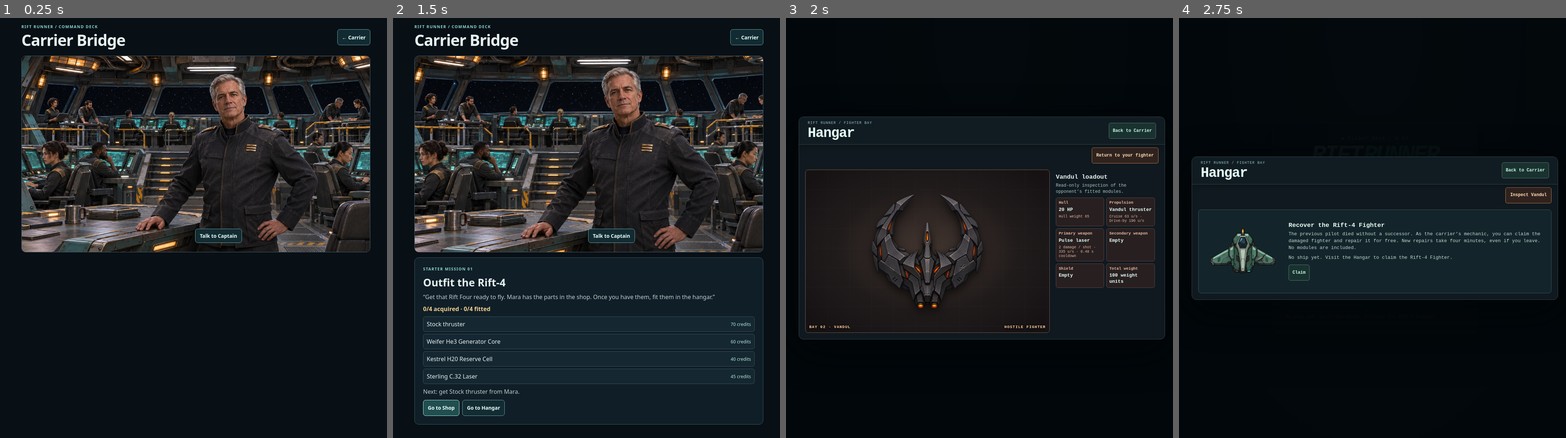
Above: before the commit, frames 1-4 (left to right).
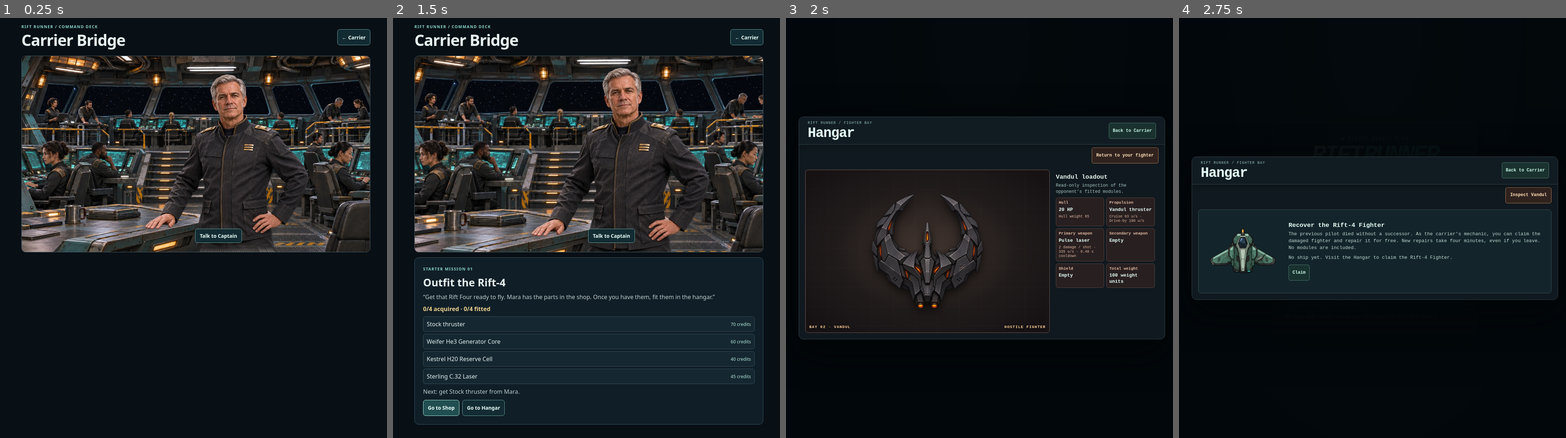
Above: after the commit, the same moments.

Repository: gambizt3-dev/rift-runner
Game: browser game, page carrier-bridge.html
The game is run twice, just before and just after one commit, with the same random seed, the same clock (stepped at 60 frames per second) and the same inputs.
Inputs:
- Up to frame 1 (0.25 s): no input
- Up to frame 2 (1.5 s): tap Space at 1.1 s; click "Talk to Captain" at 1.27 s
- Up to frame 3 (2 s): tap Space at 1.6 s; click "Go to Hangar" at 1.77 s; click "Inspect Vandul" at 1.87 s
- Up to frame 4 (2.75 s): tap Space at 2.1, 2.6 s; click "Return to your fighter" at 2.47 s

The runs differ from the first frame. In frame 1, 5.2% of the frame differs, in the area x 5-96%, y 9-56%; in frame 2, 5.4%; in frame 3, nothing differs; in frame 4, nothing differs.

Commit message:
Separate the Captain from the Bridge and face the crew when idle

Diff:
--- a/carrier-bridge.css
+++ b/carrier-bridge.css
@@ -8,8 +8,11 @@
 h1{font-size:clamp(1.45rem,6vw,2.7rem);letter-spacing:-.03em}
 .eyebrow{color:#8cd7cd;text-transform:uppercase;font-weight:700;font-size:.68rem;letter-spacing:.13em}
 .scene{position:relative;overflow:hidden;border:1px solid #48606a;border-radius:12px;background:#12212a}
-.scene img{display:block;width:100%;height:auto;transition:transform .25s ease;transform-origin:57% 47%}
-.scene[data-talking=true] img{transform:scale(1.09)}
+.scene-art{position:relative;transition:transform .25s ease;transform-origin:57% 47%;pointer-events:none}
+.bridge-background{display:block;width:100%;height:auto}
+.captain-art{position:absolute;left:32.5%;bottom:0;width:52.5%;height:91%;object-fit:contain;object-position:center bottom;visibility:hidden}
+.scene[data-captain=front] .captain-art-front,.scene[data-captain=back] .captain-art-back{visibility:visible}
+.scene[data-talking=true] .scene-art{transform:scale(1.09)}
 .captain{position:absolute;inset:15% 24% 4% 37%;display:flex;justify-content:center;align-items:flex-end;padding:4px;cursor:pointer;background:none;border:0;font:inherit;color:inherit;touch-action:manipulation}
 .captain span,.button{background:#132c33f5;border:1px solid #6ba6a0;border-radius:7px;padding:9px 12px;color:#e9fffa;font-size:.86rem;font-weight:700;text-align:center}
 .button{display:inline-grid;align-items:center;min-height:44px;text-decoration:none;white-space:nowrap}
@@ -24,6 +27,6 @@
 .objectives [data-owned=true] .part-name{text-decoration:line-through;color:#adbdbb}
 .objectives .part-state{flex:none;color:#b7e9d9;font-size:.77rem;white-space:nowrap}
 nav{display:flex;flex-wrap:wrap;gap:8px}
-@media(prefers-reduced-motion:reduce){.scene img{transition:none;transform:none!important}}
+@media(prefers-reduced-motion:reduce){.scene-art{transition:none;transform:none!important}}
 
 .mission-lodge{justify-self:start;max-width:100%;white-space:normal;background:#214e50;border-color:#b4f6e0;cursor:pointer}
--- a/carrier-bridge.html
+++ b/carrier-bridge.html
@@ -6,16 +6,20 @@
 <meta name="theme-color" content="#08131a">
 <title>Carrier Bridge · Rift Runner</title>
 <link rel="icon" type="image/png" href="./rift-192.png">
-<link rel="stylesheet" href="./carrier-bridge.css?v=92">
+<link rel="stylesheet" href="./carrier-bridge.css?v=94">
 <script src="./pilot-credits.js?v=79" defer></script>
 <script src="./pilot-missions.js?v=92" defer></script>
-<script src="./carrier-bridge.js?v=93" defer></script>
+<script src="./carrier-bridge.js?v=94" defer></script>
 </head>
 <body>
 <main class="bridge" aria-labelledby="bridge-title">
- <header><div><p class="eyebrow">Rift Runner / Command deck</p><h1 id="bridge-title">Carrier Bridge</h1></div><a class="button" href="./carrier.html">← Carrier</a></header>
- <figure class="scene" id="bridge-scene">
-  <img src="./carrier-bridge.webp?v=89" width="1672" height="941" alt="The carrier captain stands in a busy command bridge, with crew at their stations and stars beyond the windows." fetchpriority="high">
+ <header><div><p class="eyebrow">Rift Runner / Command deck</p><h1 id="bridge-title" tabindex="-1">Carrier Bridge</h1></div><a class="button" href="./carrier.html">← Carrier</a></header>
+ <figure class="scene" id="bridge-scene" data-captain="back">
+  <div class="scene-art">
+   <img class="bridge-background" src="./carrier-bridge-clean.webp?v=94" width="1672" height="941" alt="Crew work at their stations on the carrier bridge, with stars beyond the windows." fetchpriority="high">
+   <img class="captain-art captain-art-front" src="./captain-bridge-front.webp?v=94" alt="">
+   <img class="captain-art captain-art-back" src="./captain-bridge-back.webp?v=94" alt="">
+  </div>
   <button class="captain" id="bridge-captain" type="button" aria-controls="bridge-mission" aria-expanded="false" hidden><span>Talk to Captain</span></button>
  </figure>
  <section class="brief" id="bridge-mission" aria-labelledby="mission-title" hidden>
--- a/carrier-bridge.js
+++ b/carrier-bridge.js
@@ -4,11 +4,15 @@
  const captain=get('bridge-captain'),brief=get('bridge-mission'),parts=get('mission-parts');
  if(!captain||!brief||!parts)return;
  const voice=get('captain-voice'),lodge=get('mission-lodge'),notice=get('bridge-notice');
- const log=window.RiftMissions;
+ const log=window.RiftMissions,scene=get('bridge-scene');
+ const setCaptain=available=>{
+  scene.dataset.captain=available?'front':'back';
+  captain.hidden=!available;
+ };
  function showBrief(open){
   brief.hidden=!open;
   captain.setAttribute('aria-expanded',String(open));
-  get('bridge-scene').dataset.talking=String(open);
+  scene.dataset.talking=String(open);
  }
 
  const stopVoice=()=>{if(voice){voice.pause();voice.currentTime=0;}};
@@ -24,7 +28,7 @@
  function render(){
   const generation=log?.generation(),completed=log?.getStarter();
   if(lodge)lodge.hidden=true;
-  if(completed){showBrief(false);return;}
+  if(completed)return;
   const wallet=window.RiftCredits?.getBuildState?.(),catalog=window.RiftCredits?.getCatalog?.();
   const status=get('mission-status'),next=get('mission-next');
   const shop=get('mission-shop'),hangar=get('mission-hangar');
@@ -85,15 +89,11 @@
    get('mission-next').textContent='Could not save the mission in this browser. Try again.';
    return;
   }
-  stopVoice();showBrief(false);captain.focus({preventScroll:true});
+  refresh();get('bridge-title').focus({preventScroll:true});
   notice.textContent='Completion saved to your Pilot Profile.';
  });
  captain.addEventListener('click',()=>{
-  if(log?.getStarter()){
-   showBrief(false);
-   notice.textContent='No new missions from the Captain.';
-   return;
-  }
+  if(captain.hidden||log?.getStarter()){refresh();return;}
   notice.textContent='';
   const opening=brief.hidden;
   showBrief(opening);
@@ -101,15 +101,16 @@
   else stopVoice();
  });
  const refresh=()=>{
-  if(!brief.hidden&&log?.getStarter()){
-   const focused=brief.contains?.(document.activeElement);
-   stopVoice();showBrief(false);
-   if(focused)captain.focus({preventScroll:true});
-  }else if(!brief.hidden)render();
+  const available=!log?.getStarter();
+  const focused=document.activeElement===captain||brief.contains?.(document.activeElement);
+  if(!available&&!brief.hidden){stopVoice();showBrief(false);}
+  setCaptain(available);
+  if(!available&&focused)get('bridge-title').focus({preventScroll:true});
+  if(available&&!brief.hidden)render();
  };
  window.addEventListener('pagehide',stopVoice);
  window.addEventListener('pageshow',refresh);
  window.addEventListener('storage',refresh);
  window.addEventListener('rift:walletchange',refresh);
- captain.hidden=false;
+ refresh();
 })();
--- a/tests/carrier-bridge.test.cjs
+++ b/tests/carrier-bridge.test.cjs
@@ -6,9 +6,10 @@
 const build=slots=>({version:1,hull:'rift-fighter',...slots});
 const owned=Object.values(stock);
 function play({origin='new',parts=[],saved=null,hull=null,storage=new Map()}={}){
- const ids=['bridge-captain','bridge-mission','mission-parts','mission-status','mission-next','mission-shop','mission-hangar','mission-title','bridge-scene','captain-voice','mission-lodge','bridge-notice'];
+ const ids=['bridge-title','bridge-captain','bridge-mission','mission-parts','mission-status','mission-next','mission-shop','mission-hangar','mission-title','bridge-scene','captain-voice','mission-lodge','bridge-notice'];
  const node=()=>({hidden:true,dataset:{},attrs:{},listeners:{},children:[],textContent:'',
   focus(){this.focused=true;},append(...kids){this.children.push(...kids);},replaceChildren(){this.children=[];},
+  contains(el){return el===this||[nodes['mission-title'],nodes['mission-lodge']].includes(el);},
   setAttribute(n,v){this.attrs[n]=v;},addEventListener(n,f){this.listeners[n]=f;},
   removeAttribute(n){if(n==='data-next')delete this.dataset.next;}
  });
@@ -24,23 +25,30 @@
  const prices=[70,60,40,45,45,80],categories=['engine','core','battery','weapon','engine','weapon'];
  const catalog=[...owned,'test-thruster','ballistic'].map((id,i)=>({id,price:prices[i],category:categories[i],name:id}));
  window.RiftCredits={getBuildState:()=>({origin,owned:parts}),getCatalog:()=>catalog};
- const ctx=vm.createContext({document:{getElementById:id=>nodes[id],createElement:node},window});
+ const document={getElementById:id=>nodes[id],createElement:node};
+ const ctx=vm.createContext({document,window});
  for(const file of ['pilot-missions.js','carrier-bridge.js'])vm.runInContext(read(file),ctx);
- return {nodes,window,voice,storage,lodge:()=>nodes['mission-lodge'].listeners.click(),talk:()=>nodes['bridge-captain'].listeners.click(),
+ return {nodes,window,voice,storage,document,lodge:()=>nodes['mission-lodge'].listeners.click(),talk:()=>nodes['bridge-captain'].listeners.click(),
   rows:()=>nodes['mission-parts'].children.map(r=>[r.dataset.owned,...r.children.map(c=>c.textContent)])};
 }
 test('the carrier links to the bridge; captain artwork, dialog control and quest detours are available',()=>{
  assert.match(read('carrier.html'),/id="carrier-bridge" href="\.\/carrier-bridge\.html">Bridge/);
  const page=read('carrier-bridge.html');
- assert.match(page,/carrier-bridge\.webp\?v=89/);
+ assert.match(page,/id="bridge-scene" data-captain="back"/);
+ assert.match(page,/carrier-bridge-clean\.webp\?v=94/);
+ assert.match(page,/captain-bridge-front\.webp\?v=94/);
+ assert.match(page,/captain-bridge-back\.webp\?v=94/);
+ assert.match(read('carrier-bridge.css'),/data-talking=true\] \.scene-art\{transform:scale/);
  assert.match(page,/aria-controls="bridge-mission" aria-expanded="false"/);
  assert.match(page,/href="\.\/carrier-shop\.html"/);
  assert.match(page,/href="\.\/index\.html\?hangar=carrier"/);
- assert.equal(fs.readFileSync(path.join(site,'carrier-bridge.webp')).toString('ascii',8,12),'WEBP');
+
 });
 test('the captain starts a live read-only checklist; purchased parts are crossed off immediately',()=>{
  const parts=[stock.battery],q=play({parts});
  assert.equal(q.nodes['bridge-mission'].hidden,true);
+ assert.equal(q.nodes['bridge-scene'].dataset.captain,'front');
+ assert.equal(q.nodes['bridge-captain'].hidden,false);
  q.talk();
  assert.equal(q.nodes['bridge-mission'].hidden,false);
  assert.equal(q.nodes['bridge-captain'].attrs['aria-expanded'],'true');
@@ -109,12 +117,17 @@
  assert.equal(q.nodes['bridge-mission'].hidden,true);
  assert.equal(q.nodes['bridge-captain'].attrs['aria-expanded'],'false');
  assert.match(q.nodes['bridge-notice'].textContent,/Completion saved/);
+ assert.equal(q.nodes['bridge-scene'].dataset.captain,'back');
+ assert.equal(q.nodes['bridge-captain'].hidden,true);
+ assert.equal(q.nodes['bridge-title'].focused,true);
  assert.ok(JSON.parse(raw).completedAt>0);
  q.lodge();assert.equal(q.storage.get(key),raw);
  const reloaded=play({parts:owned,saved:build({...stock,engine:null}),hull:build({condition:'repaired'}),storage:q.storage});
  reloaded.talk();
  assert.equal(reloaded.nodes['bridge-mission'].hidden,true);
- assert.match(reloaded.nodes['bridge-notice'].textContent,/No new missions/);
+ assert.equal(reloaded.nodes['bridge-scene'].dataset.captain,'back');
+ assert.equal(reloaded.nodes['bridge-captain'].hidden,true);
+ assert.equal(reloaded.nodes['bridge-notice'].textContent,'');
  assert.equal(reloaded.nodes['mission-lodge'].hidden,true);
  assert.equal(reloaded.voice.plays,0,'do not replay the old assignment for a completed quest');
  const before=reloaded.window.RiftMissions.generation();
@@ -139,8 +152,24 @@
  q.talk();
  const other=play({storage:q.storage,parts:owned,saved:build(stock),hull:build({condition:'repaired'})});
  other.talk();other.lodge();
+ q.document.activeElement=q.nodes['mission-lodge'];
  q.window.events.storage();
  assert.equal(q.nodes['bridge-mission'].hidden,true);
+ assert.equal(q.nodes['bridge-scene'].dataset.captain,'back');
+ assert.equal(q.nodes['bridge-captain'].hidden,true);
+ assert.equal(q.nodes['bridge-title'].focused,true);
  assert.equal(q.nodes['bridge-captain'].attrs['aria-expanded'],'false');
  assert.equal(q.voice.pauses,1);
 });
+
+test('completion in another tab also turns a focused captain away while the briefing is closed',()=>{
+ const q=play();
+ const other=play({storage:q.storage,parts:owned,saved:build(stock),hull:build({condition:'repaired'})});
+ other.talk();other.lodge();
+ q.document.activeElement=q.nodes['bridge-captain'];
+ q.window.events.storage();
+ assert.equal(q.nodes['bridge-captain'].hidden,true);
+ assert.equal(q.nodes['bridge-scene'].dataset.captain,'back');
+ assert.equal(q.nodes['bridge-title'].focused,true);
+ assert.equal(q.voice.plays,0);
+});
Binary file added: captain-bridge-back.webp
Binary file added: captain-bridge-front.webp
Binary file added: carrier-bridge-clean.webp
